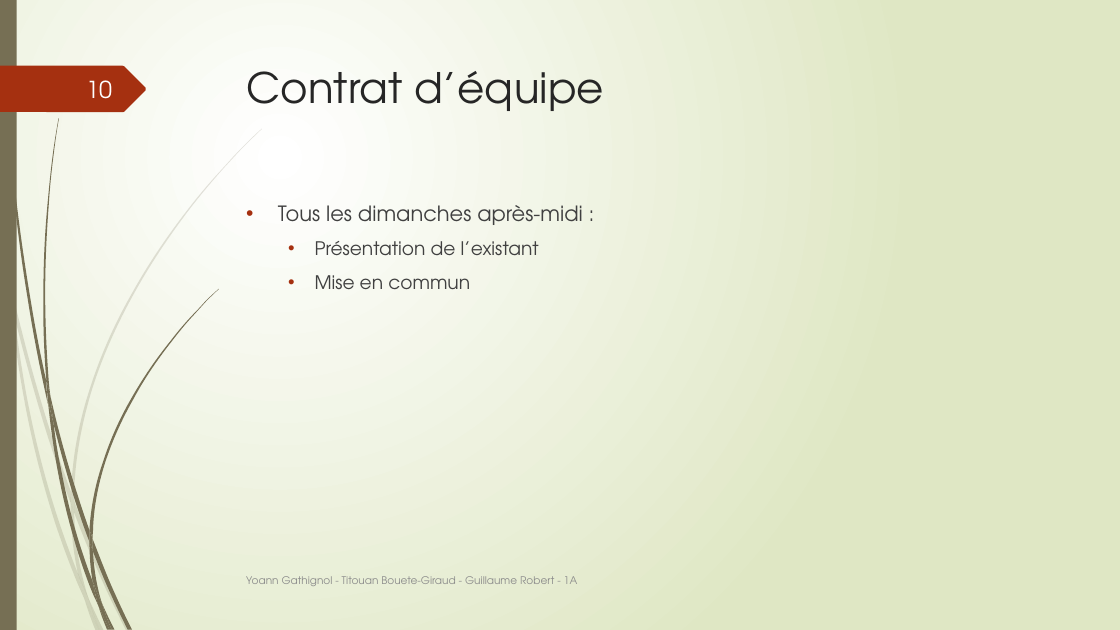
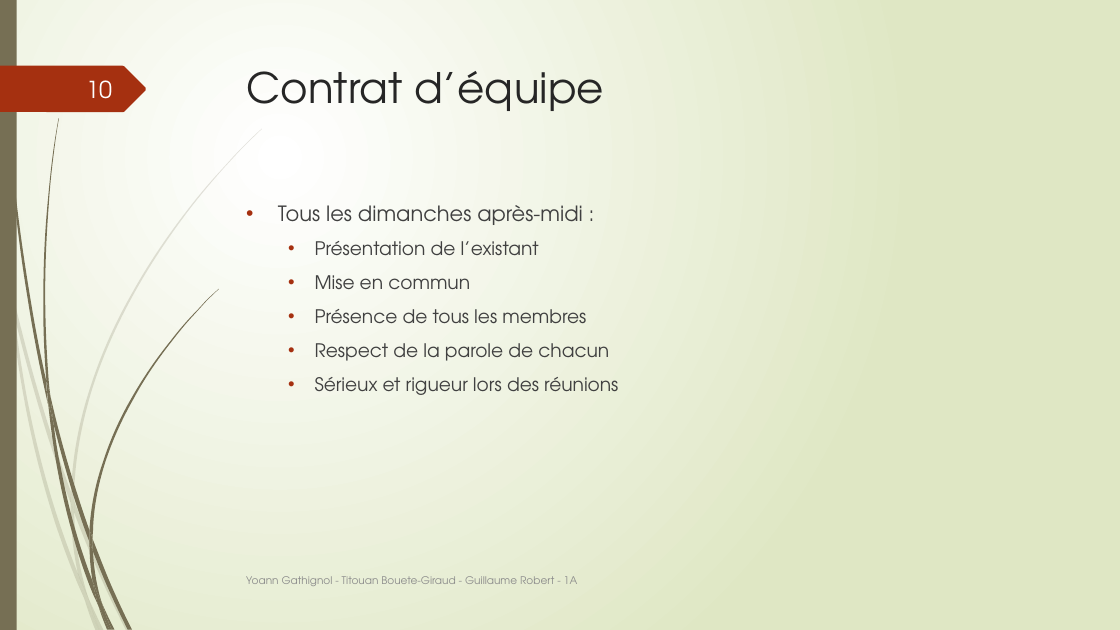
Before and after one commit to Guyoms/PTUT2016, a slide deck: slide 10 of SOUTENANCE/I HEAR I SAY.pptx. Drawn at 1120x630 pixels with LibreOffice and Linux fonts; fonts in the diff are those of the drawing. Boxes give left, top, right and bottom in pixels: in the first picture for what was removed or moved away, otherwise in the second. Text is boxed around its words. In the diff, an @@ line names an element or a change of style, - is before the commit and + after.

```diff
--- a/SOUTENANCE/I HEAR I SAY.pptx
+++ b/SOUTENANCE/I HEAR I SAY.pptx
@@ text at (x1=315, y1=309, x2=618, y2=395): paragraphs added @@
+  • Présence de tous les membres
+  • Respect de la parole de chacun
+  • Sérieux et rigueur lors des réunions
```
Also in this commit, not shown: 2 other slides changed.
